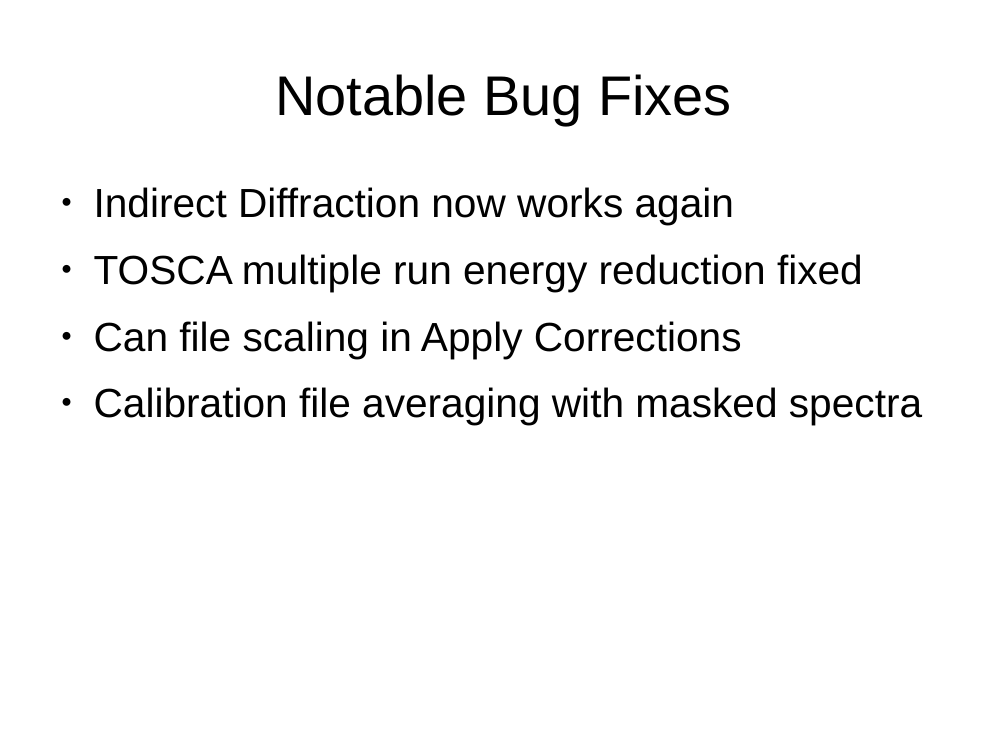
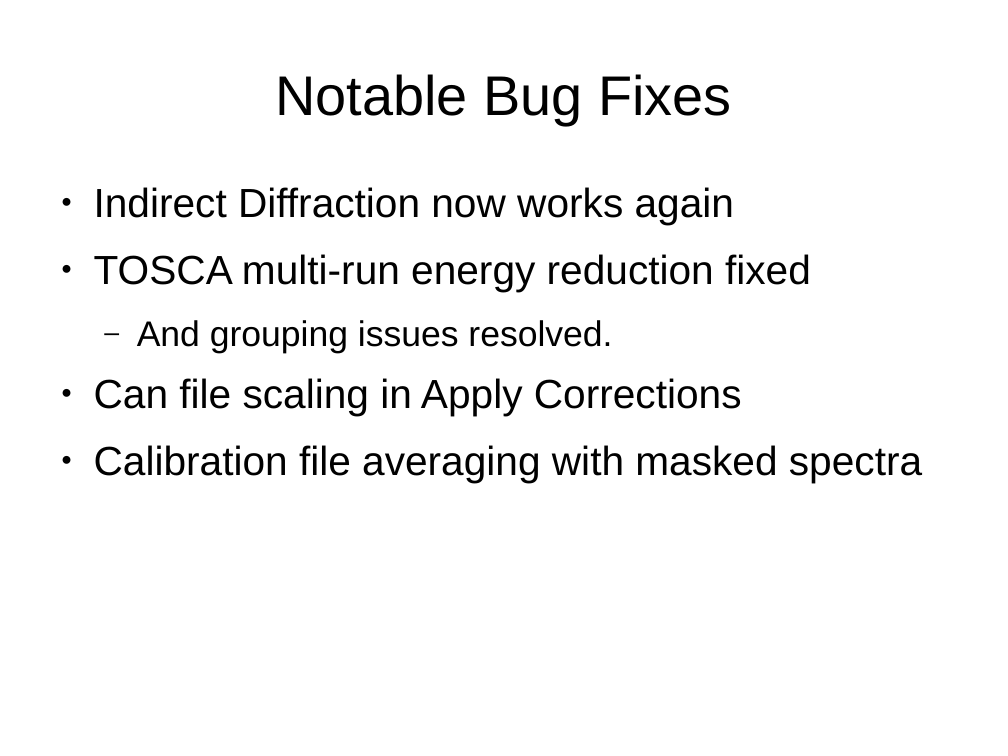
Before and after one commit to samueljackson92/documents, a slide deck: slide 14 of RAL/msg_presentation.pptx. Drawn at 1008x756 pixels with LibreOffice and Linux fonts; fonts in the diff are those of the drawing. Boxes give left, top, right and bottom in pixels: in the first picture for what was removed or moved away, otherwise in the second. Text is boxed around its words. In the diff, an @@ line names an element or a change of style, - is before the commit and + after.

```diff
--- a/RAL/msg_presentation.pptx
+++ b/RAL/msg_presentation.pptx
@@ text at (94,254,811,353): text changed @@
-● TOSCA multiple run energy reduction fixed
+● TOSCA multi-run energy reduction fixed
+  – And grouping issues resolved.
```
Also in this commit, not shown: 7 other slides changed, 1 slide added.
